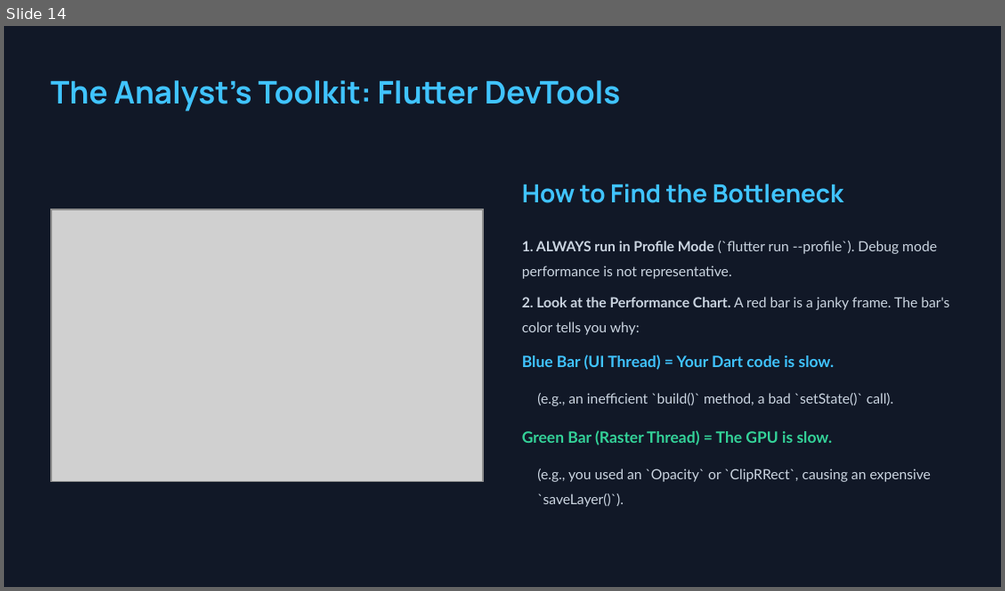
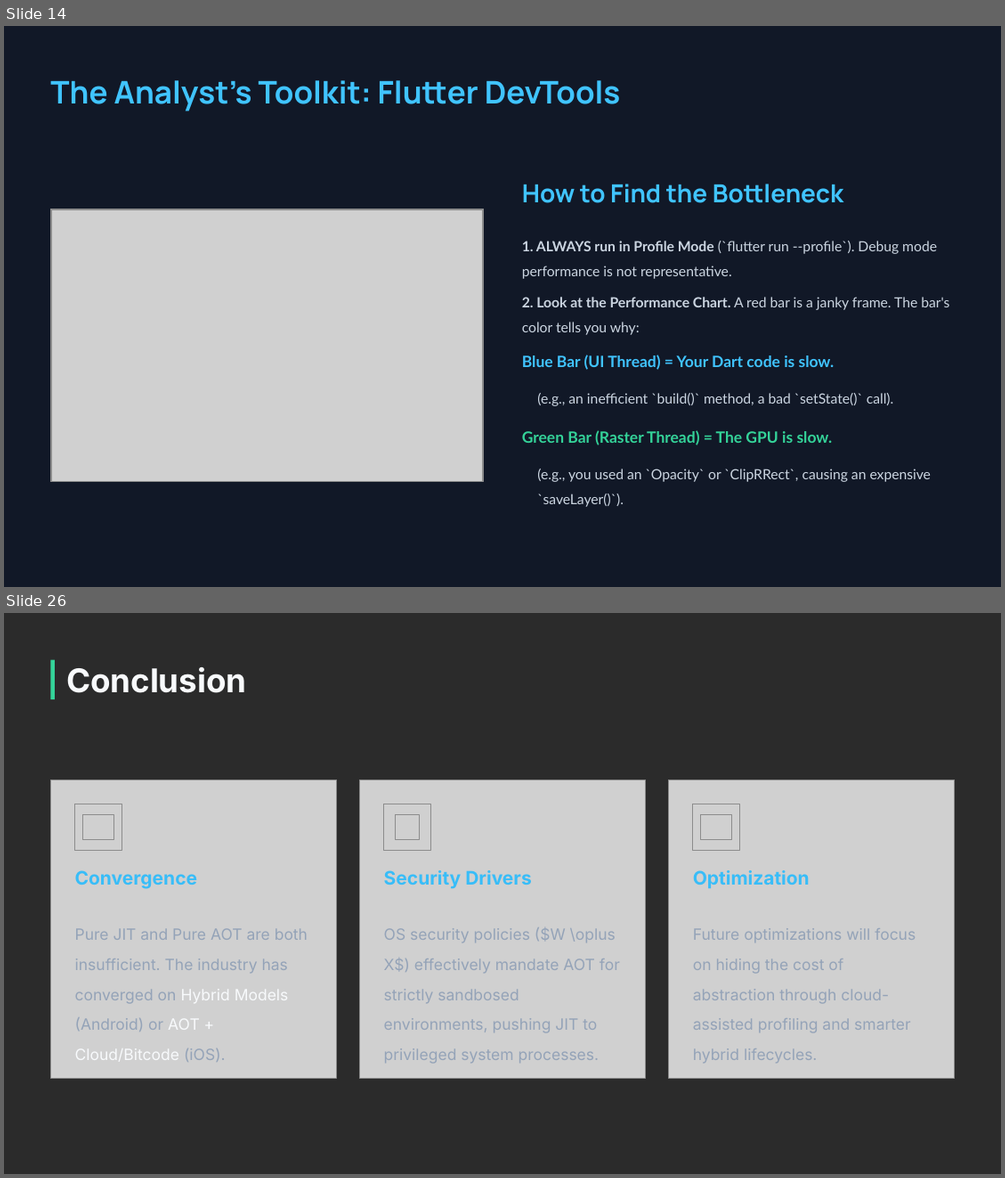
Before and after one commit to rusudinu/mobile-and-embedded-computing, a slide deck: w11/c11/Mobile-and-Embedded-Lecture11.pptx. Shown one above the other, each under a label of ours: slide 14 before the commit, slides 14 and 26 after it; the slides between them are not shown. The pictures are 1005x591 and 1005x1178 pixels, drawn with LibreOffice and Linux fonts; fonts in the diff are those of the drawing; grey boxes stand for pictures; background and template pictures are left out; a plain dark background stands for a picture behind light text. Boxes give left, top, right and bottom in pixels: in the first picture for what was removed or moved away, otherwise in the second. Text is boxed around its words. In the diff, an @@ line names an element or a change of style, - is before the commit and + after.

```diff
--- a/w11/c11/Mobile-and-Embedded-Lecture11.pptx
+++ b/w11/c11/Mobile-and-Embedded-Lecture11.pptx
@@ slide 26 added at [4,613,1001,1174], background picture (left out) @@
@@ rectangle added at [50,659,54,699], fill #34D399 @@
@@ text added at [66,667,247,693], 31.5 pt, text #F8FAFC, bold @@
+Conclusion
@@ picture added at [50,779,336,1078] @@
@@ picture added at [360,779,646,1078] @@
@@ picture added at [669,779,955,1078] @@
@@ picture added at [75,803,121,850] @@
@@ picture added at [82,815,114,840] @@
@@ picture added at [384,803,430,850] @@
@@ picture added at [395,815,420,840] @@
@@ picture added at [693,803,739,850] @@
@@ picture added at [701,815,732,840] @@
@@ text added at [75,870,198,889], 18 pt, text #38BDF8, bold @@
+Convergence
@@ text added at [384,870,531,889], 18 pt, text #38BDF8, bold @@
+Security Drivers
@@ text added at [693,870,809,889], 18 pt, text #38BDF8, bold @@
+Optimization
@@ text added at [75,928,307,1062], 15 pt, text #94A3B8 @@
+Pure JIT and Pure AOT are both insufficient. The industry has converged on Hybrid Models (Android) or AOT + Cloud/Bitcode (iOS).
@@ text added at [384,927,620,1063], 15 pt, text #94A3B8 @@
+OS security policies ($W \oplus X$) effectively mandate AOT for strictly sandbosed environments, pushing JIT to privileged system processes.
@@ text added at [693,928,915,1062], 15 pt, text #94A3B8 @@
+Future optimizations will focus on hiding the cost of abstraction through cloud-assisted profiling and smarter hybrid lifecycles.
```
Also in this commit, not shown: 1 slide changed, 24 other slides added, 9 other files.
